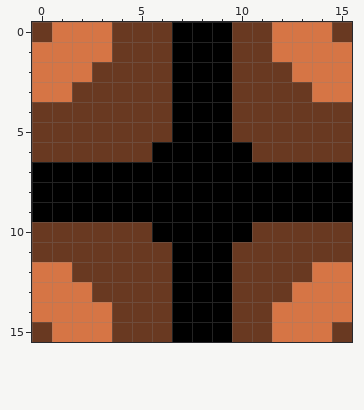
One commit to this pixel-art file: rail_start_5.aseprite. This is how it looked before the edit.
16x16 pixels, 1 frame.
The same view after the edit:
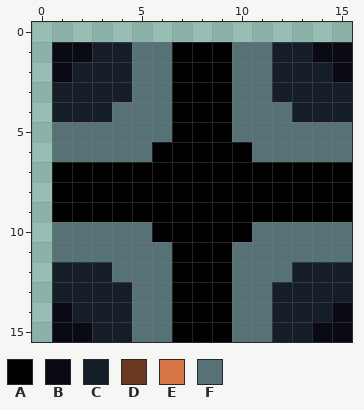
Palette (. is transparent): A #000000  B #090a14  C #151d28  D #693921  E #d67545  F #577277
Change:
@@ x 0..15 @@
- 0 DEEEDDDAAADDEEED
- 1 EEEEDDDAAADDEEEE
- 2 EEEDDDDAAADDDEEE
- 3 EEDDDDDAAADDDDEE
- 4 DDDDDDDAAADDDDDD
- 5 DDDDDDDAAADDDDDD
- 6 DDDDDDAAAAADDDDD
- 7 AAAAAAAAAAAAAAAA
- 8 AAAAAAAAAAAAAAAA
- 9 AAAAAAAAAAAAAAAA
-10 DDDDDDAAAAADDDDD
-11 DDDDDDDAAADDDDDD
-12 EEDDDDDAAADDDDEE
-13 EEEDDDDAAADDDEEE
-14 EEEEDDDAAADDEEEE
-15 DEEEDDDAAADDEEED
+ 0 ................
+ 1 .BBCCFFAAAFFCCBB
+ 2 .BCCCFFAAAFFCCCB
+ 3 .CCCCFFAAAFFCCCC
+ 4 .CCCFFFAAAFFFCCC
+ 5 .FFFFFFAAAFFFFFF
+ 6 .FFFFFAAAAAFFFFF
+ 7 .AAAAAAAAAAAAAAA
+ 8 .AAAAAAAAAAAAAAA
+ 9 .AAAAAAAAAAAAAAA
+10 .FFFFFAAAAAFFFFF
+11 .FFFFFFAAAFFFFFF
+12 .CCCFFFAAAFFFCCC
+13 .CCCCFFAAAFFCCCC
+14 .BCCCFFAAAFFCCCB
+15 .BBCCFFAAAFFCCBB
